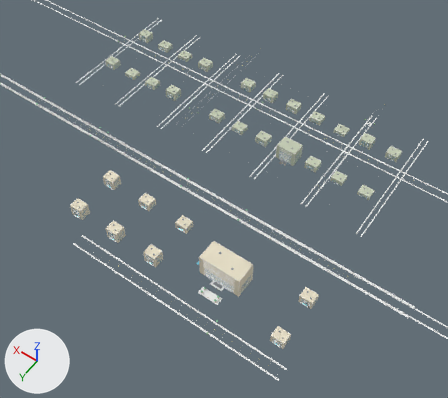
A saved change to the glTF model public/assets/city/chunks/detail-sector-s.glb.
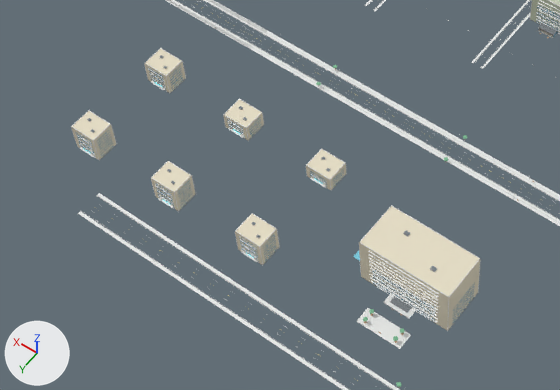
The first picture shows the older version from a camera (50 mm lens) standing at (-901.0, 2392.0, 1600.0) and looking at (-137.0, 1322.0, -81.0). The close-ups show the older and then the newer version on the part from 8% to 65% of the width and 37% to 81% of the height of that picture. Only the edits that show in the close-ups are written down. The axes (+X, +Y, +Z) are drawn at lower left. The lights are the same throughout.

Names of what the first close-up shows: 'curb', 'facade_beach', 'glass_blue', 'road_white', 'trim_light' and 5 more.
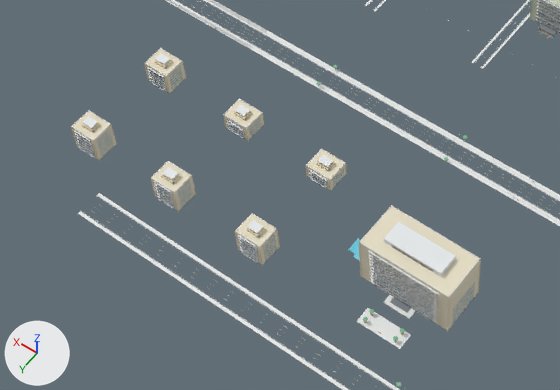
Boxes (x1, y1, x2, y2) around the edits, measured in the close-ups (560 x 390 px):
'v3_s_arch_light', added
    after: (74, 0, 560, 323)
'v3_s_arch_dark', added
    after: (73, 0, 560, 322)
'v3_s_arch_beach', added
    after: (71, 59, 481, 331)
'v3_s_arch_pool', added
    after: (348, 239, 361, 256)

Edits to the bpy script that builds the scene:
```text
Add mat_arch_pool:
    mat_arch_pool = principled_material('arch_pool')
    mat_arch_pool.base_color = (0.145, 0.58, 0.745)  # cyan #6ac8e0
    mat_arch_pool.roughness = 0.88
Add mat_arch_beach:
    mat_arch_beach = principled_material('arch_beach')
    mat_arch_beach.base_color = (0.796, 0.69, 0.455)  # beige #e7d8b4
    mat_arch_beach.roughness = 0.88
Add mat_arch_light:
    mat_arch_light = principled_material('arch_light')
    mat_arch_light.base_color = (0.804, 0.827, 0.839)  # white #e8ebec
    mat_arch_light.roughness = 0.88
Add mat_arch_dark:
    mat_arch_dark = principled_material('arch_dark')
    mat_arch_dark.base_color = (0.149, 0.18, 0.216)  # grey #6c7680
    mat_arch_dark.metallic = 0.03
    mat_arch_dark.roughness = 0.88
Add me_v3_s_arch_pool:
    me_v3_s_arch_pool.from_pydata(...)  # a box spanning x -281.4..-239.4, y 1599.0..1621.0, z 5.0..5.4
    me_v3_s_arch_pool.materials.append(mat_arch_pool)  # cyan #6ac8e0
Add me_v3_s_arch_beach:
    me_v3_s_arch_beach.from_pydata(...)  # 360 vertices, 540 faces; spans x -612.0..182.0, y 1522.0..1708.0, z 6.0..94.0
    me_v3_s_arch_beach.materials.append(mat_arch_beach)  # beige #e7d8b4
Add me_v3_s_arch_light:
    me_v3_s_arch_light.from_pydata(...)  # 1632 vertices, 2448 faces; spans x -606.0..576.0, y 883.0..1711.0, z 12.0..98.0
    me_v3_s_arch_light.materials.append(mat_arch_light)  # white #e8ebec
Add me_v3_s_arch_dark:
    me_v3_s_arch_dark.from_pydata(...)  # 1120 vertices, 1680 faces; spans x -605.0..575.0, y 908.0..1711.0, z 5.0..85.0
    me_v3_s_arch_dark.materials.append(mat_arch_dark)  # grey #6c7680
Add ob_v3_s_arch_pool:
    ob_v3_s_arch_pool = bpy.data.objects.new('v3_s_arch_pool', me_v3_s_arch_pool)
    ob_v3_s_arch_pool.location = (0.0, 0.0, 0.0)
Add ob_v3_s_arch_beach:
    ob_v3_s_arch_beach = bpy.data.objects.new('v3_s_arch_beach', me_v3_s_arch_beach)
    ob_v3_s_arch_beach.location = (0.0, 0.0, 0.0)
Add ob_v3_s_arch_light:
    ob_v3_s_arch_light = bpy.data.objects.new('v3_s_arch_light', me_v3_s_arch_light)
    ob_v3_s_arch_light.location = (0.0, 0.0, 0.0)
Add ob_v3_s_arch_dark:
    ob_v3_s_arch_dark = bpy.data.objects.new('v3_s_arch_dark', me_v3_s_arch_dark)
    ob_v3_s_arch_dark.location = (0.0, 0.0, 0.0)
```
